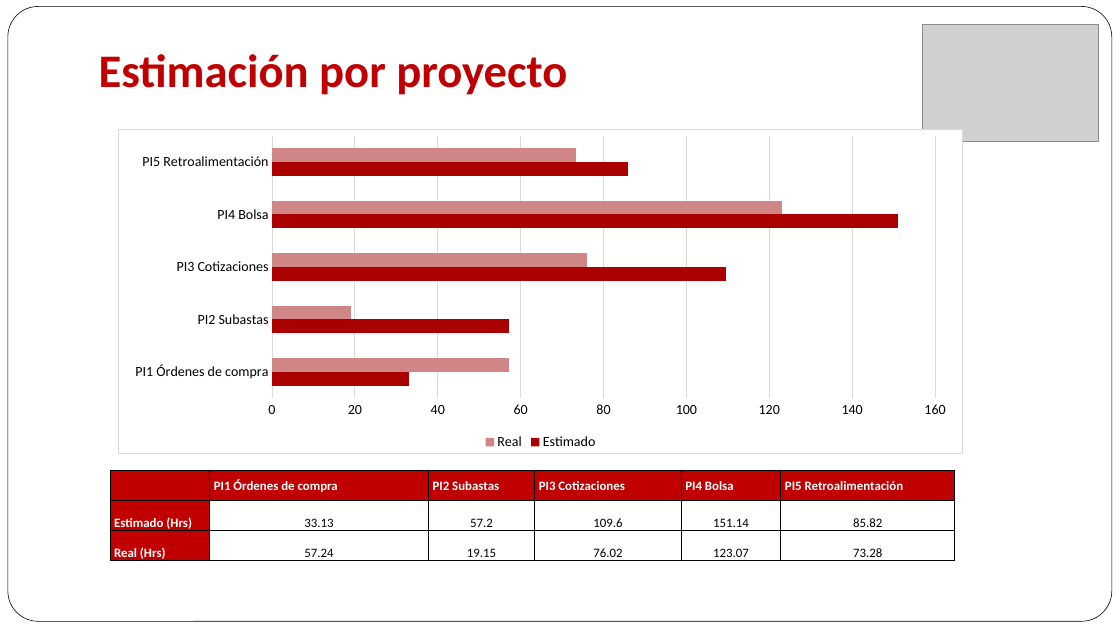
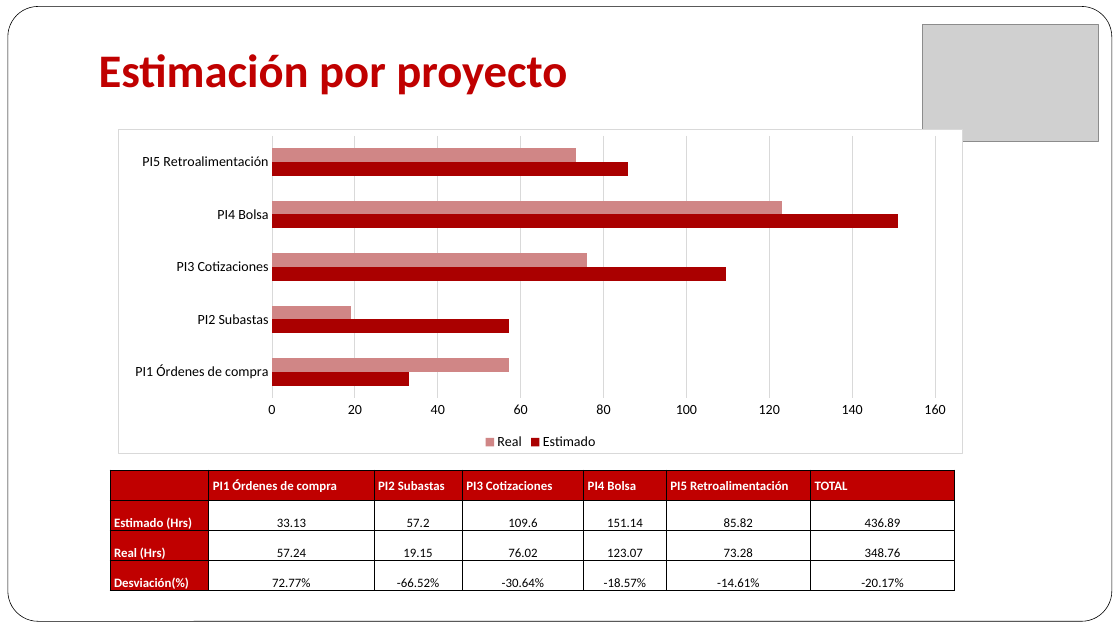
Before and after one commit to maforero/fejunesjuma, a slide deck: slide 20 of Projecto 3/Presenacion/Arquitectura Objetivo MPLA.pptx. Drawn at 1120x630 pixels with LibreOffice and Linux fonts; fonts in the diff are those of the drawing; grey boxes stand for pictures. Boxes give left, top, right and bottom in pixels: in the first picture for what was removed or moved away, otherwise in the second. Text is boxed around its words. In the diff, an @@ line names an element or a change of style, - is before the commit and + after.

```diff
--- a/Projecto 3/Presenacion/Arquitectura Objetivo MPLA.pptx
+++ b/Projecto 3/Presenacion/Arquitectura Objetivo MPLA.pptx
@@ table at (x1=110, y1=471, x2=956, y2=595) @@
- | PI1 Órdenes de compra | PI2 Subastas | PI3 Cotizaciones | PI4 Bolsa | PI5 Retroalimentación
-Estimado (Hrs) | 33.13 | 57.2 | 109.6 | 151.14 | 85.82
-Real (Hrs) | 57.24 | 19.15 | 76.02 | 123.07 | 73.28
+ | PI1 Órdenes de compra | PI2 Subastas | PI3 Cotizaciones | PI4 Bolsa | PI5 Retroalimentación | TOTAL
+Estimado (Hrs) | 33.13 | 57.2 | 109.6 | 151.14 | 85.82 | 436.89
+Real (Hrs) | 57.24 | 19.15 | 76.02 | 123.07 | 73.28 | 348.76
+Desviación(%) | 72.77% | -66.52% | -30.64% | -18.57% | -14.61% | -20.17%
```
